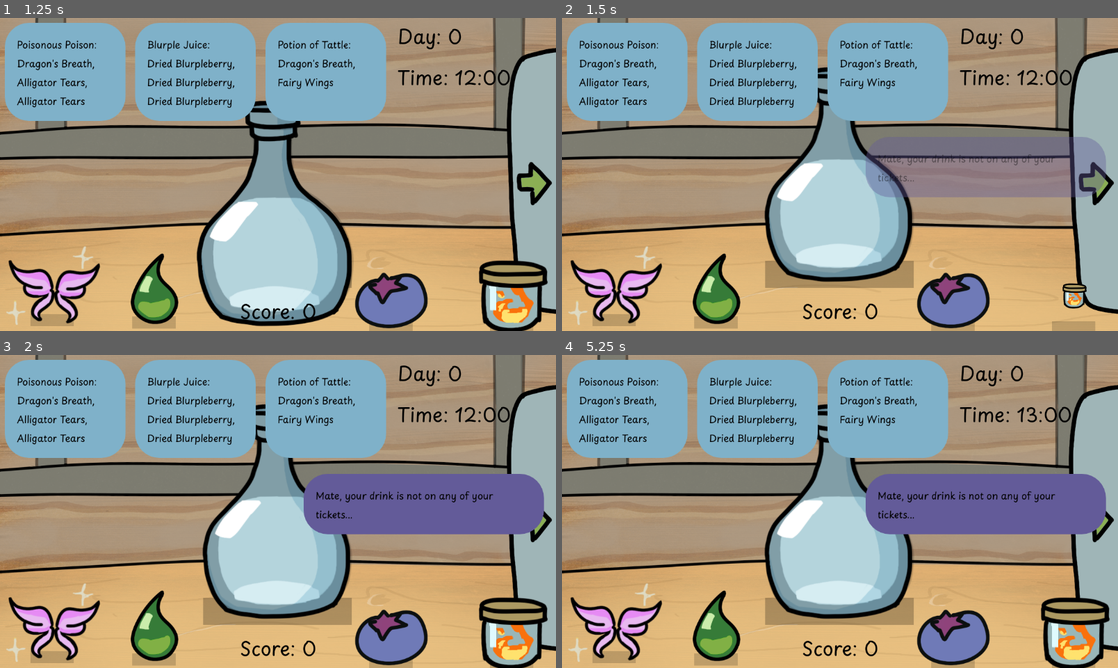
Above: before the commit, frames 1-4 (two rows, left to right).
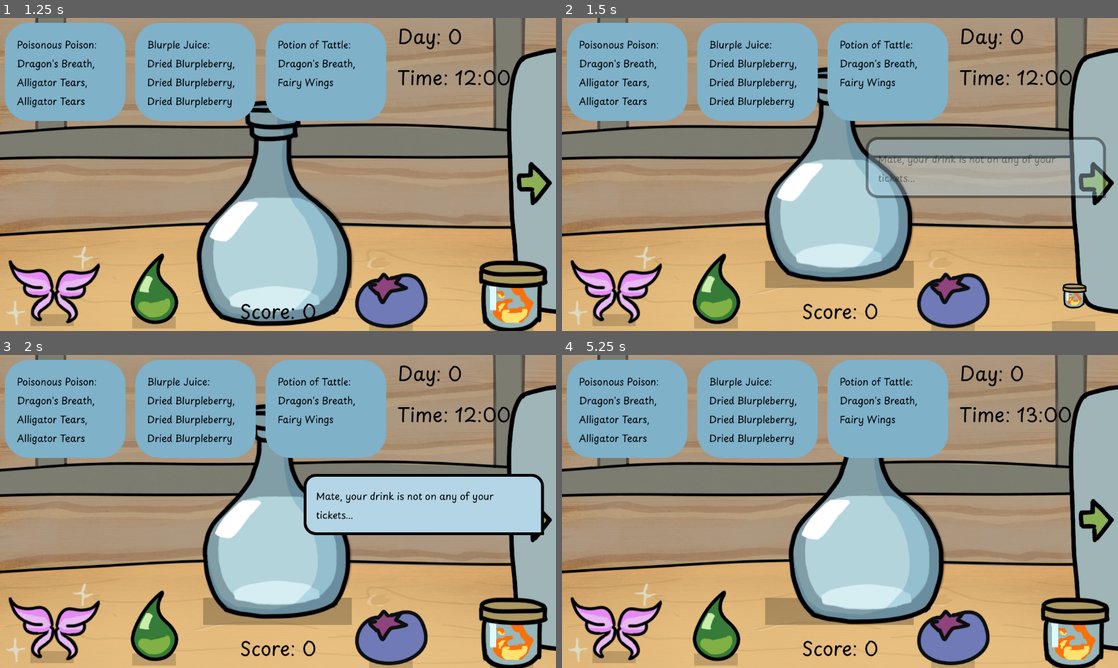
Above: after the commit, the same moments.

Repository: andreaTheCoder/MiniJam207Primal
Game: Godot game, scene res://scenes/shop.tscn
The game is run twice, just before and just after one commit, with the same random seed, the same clock (stepped at 60 frames per second) and the same inputs. Sound files missing from this copy of the repository are replaced by a short silence.
Inputs (mouse positions are in pixels of both pictures, inside the frame that each line leads up to):
- Up to frame 1 (1.25 s): tap Enter (ui_accept) at 0.5, 0.77 s; move the mouse to (278, 212) at 0.52 s; press the mouse at (278, 212) at 0.53 s
- Up to frame 2 (1.5 s): tap Enter (ui_accept) at 1.25 s; move the mouse to (1073, 296) at 1.27 s; release the mouse at (1073, 296) at 1.28 s; click (1073, 296) at 1.35 s
- Up to frame 3 (2 s): tap Enter (ui_accept) at 1.52 s
- Up to frame 4 (5.25 s): move the mouse to (951, 630) at 2.02 s; press the mouse at (951, 630) at 2.03 s; tap Enter (ui_accept) at 2.75, 3.02, 3.77, 4.25, 4.52, 5 s; move the mouse to (717, 627) at 2.77 s; release the mouse at (717, 627) at 2.78 s; click (717, 627) at 2.85 s; move the mouse to (612, 624) at 3.52 s; press the mouse at (612, 624) at 3.53 s; move the mouse to (673, 464) at 4.27 s; release the mouse at (673, 464) at 4.28 s; click (673, 464) at 4.35 s; move the mouse to (867, 511) at 5.02 s; press the mouse at (867, 511) at 5.03 s

Frame 1 is identical in both runs. In frame 2, 8.2% of the frame differs, in the area x 54-98%, y 38-58%; in frame 3, 8.3%; in frame 4, 17%, in the area x 36-98%, y 15-86%.

Commit message:
customer text box change

Diff:
--- a/scenes/customer_text.tscn
+++ b/scenes/customer_text.tscn
@@ -1,22 +1,34 @@
 [gd_scene format=3 uid="uid://be1o0ngl5hop0"]
 
-[ext_resource type="Script" path="res://scripts/customer_text.gd" id="1_5r0pg"]
+[ext_resource type="Script" uid="uid://b84e7sg443i3i" path="res://scripts/customer_text.gd" id="1_5r0pg"]
+
+[sub_resource type="StyleBoxFlat" id="StyleBoxFlat_5r0pg"]
+bg_color = Color(0.70232207, 0.83312535, 0.89797306, 1)
+border_width_left = 6
+border_width_top = 6
+border_width_right = 6
+border_width_bottom = 6
+border_color = Color(0, 0, 0, 1)
+corner_radius_top_left = 25
+corner_radius_top_right = 25
+corner_radius_bottom_left = 25
+corner_detail = 15
 
 [node name="Customer Text" type="PanelContainer" unique_id=480745357]
-self_modulate = Color(0.78203344, 0.51586854, 0.76086634, 1)
-custom_minimum_size = Vector2(10, 100)
-offset_right = 440.0
-offset_bottom = 158.0
+custom_minimum_size = Vector2(10, 50)
+offset_right = 360.0
+offset_bottom = 100.0
 size_flags_horizontal = 3
 size_flags_vertical = 3
+theme_override_styles/panel = SubResource("StyleBoxFlat_5r0pg")
 script = ExtResource("1_5r0pg")
 
 [node name="Panel" type="MarginContainer" parent="." unique_id=2130206671]
 layout_mode = 2
-theme_override_constants/margin_left = 25
-theme_override_constants/margin_top = 25
-theme_override_constants/margin_right = 25
-theme_override_constants/margin_bottom = 25
+theme_override_constants/margin_left = 20
+theme_override_constants/margin_top = 20
+theme_override_constants/margin_right = 20
+theme_override_constants/margin_bottom = 20
 
 [node name="Label" type="Label" parent="Panel" unique_id=128318875]
 layout_mode = 2
@@ -24,7 +36,7 @@
 autowrap_mode = 3
 
 [node name="Timer" type="Timer" parent="." unique_id=1877064652]
-wait_time = 4.0
+wait_time = 2.0
 autostart = true
 
 [connection signal="timeout" from="Timer" to="." method="_on_timer_timeout"]
--- a/scenes/ui.tscn
+++ b/scenes/ui.tscn
@@ -83,8 +83,7 @@
 offset_left = 629.0
 offset_top = 246.0
 offset_right = 1127.0
-offset_bottom = 346.0
-size_flags_horizontal = 0
+offset_bottom = 319.0
 theme_override_constants/separation = 20
 
 [connection signal="timeout" from="Time Label/Timer" to="." method="_on_timer_timeout"]
